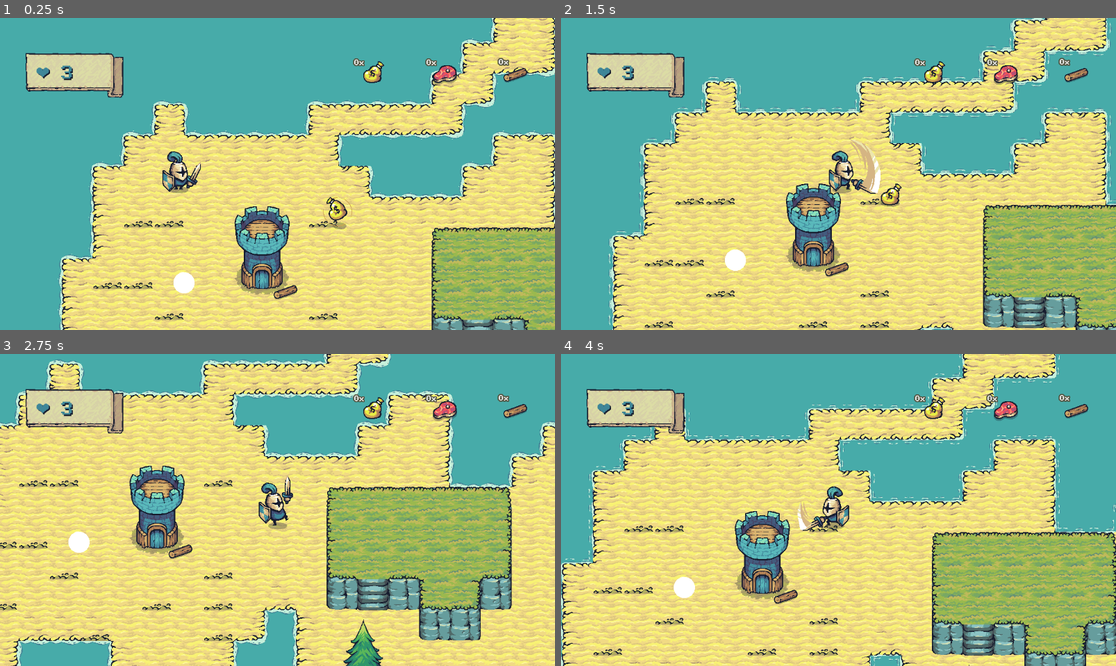
Above: before the commit, frames 1-4 (two rows, left to right).
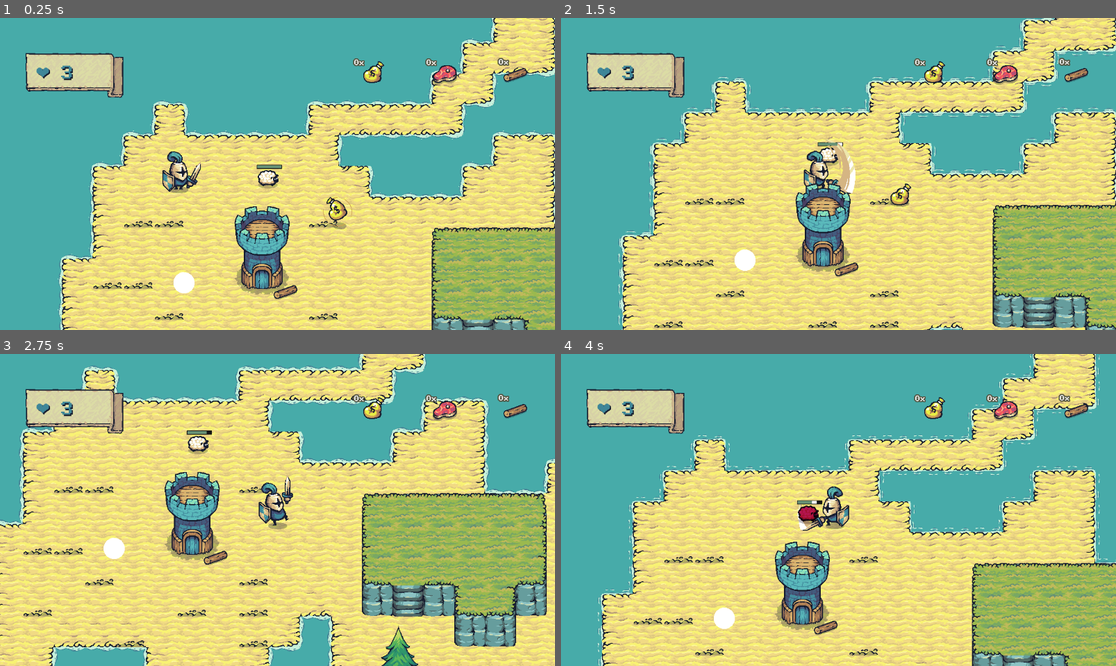
Above: after the commit, the same moments.

Repository: fenath/tower-guard
Game: Godot game, scene res://scenes/main.tscn
Two runs of this game, one before a commit and one after it. Both use one fixed random seed, a clock stepped at 60 frames per second and the inputs below.
Inputs:
- Up to frame 1 (0.25 s): no input
- Up to frame 2 (1.5 s): hold Right (ui_right) 0.53-1.28 s; hold Z (attack) 0.53-1.28 s; hold Down (ui_down) from 1.28 s (still down); tap Z (attack) at 1.35 s
- Up to frame 3 (2.75 s): release Down (ui_down) at 2.03 s; hold Right (ui_right) from 2.03 s (still down); hold Z (attack) from 2.03 s (still down)
- Up to frame 4 (4 s): release Right (ui_right) at 2.78 s; release Z (attack) at 2.78 s; hold Up (ui_up) 2.78-3.53 s; tap Z (attack) at 2.85 s; hold Left (ui_left) from 3.53 s (still down); hold Z (attack) from 3.53 s (still down)

The runs differ from the first frame. In frame 1, 0.3% of the frame differs, in the area x 46-51%, y 46-55%; in frame 2, 30%; in frame 3, 49%; in frame 4, 52%, in the area x 0-100%, y 0-100%.

Commit message:
add drop item

Diff:
--- a/scenes/main.tscn
+++ b/scenes/main.tscn
@@ -9,6 +9,7 @@
 [ext_resource type="Texture2D" uid="uid://bunj2btgrwyu3" path="res://assets/Resources/Resources/G_Idle.png" id="7_52rrg"]
 [ext_resource type="PackedScene" uid="uid://br5nrp3rtcimi" path="res://prefabs/wood.tscn" id="7_m1s7h"]
 [ext_resource type="Texture2D" uid="uid://cco37rio8rbnf" path="res://assets/Resources/Resources/G_Spawn.png" id="8_xnn5u"]
+[ext_resource type="PackedScene" uid="uid://bou6rky8jvdmr" path="res://prefabs/sheep.tscn" id="11_uqp6s"]
 [ext_resource type="PackedScene" uid="uid://bm5i5qwn085kf" path="res://prefabs/tree.tscn" id="12_53pmu"]
 
 [sub_resource type="CircleShape2D" id="CircleShape2D_uk4ba"]
@@ -117,3 +118,6 @@
 
 [node name="Tree" parent="." instance=ExtResource("12_53pmu")]
 position = Vector2(969, 943)
+
+[node name="Sheep" parent="." instance=ExtResource("11_uqp6s")]
+position = Vector2(556, 473)
--- a/scripts/character_body_2d.gd
+++ b/scripts/character_body_2d.gd
@@ -41,13 +41,18 @@
 func deal_damage() -> void:
 	await get_tree().create_timer(0.2).timeout
 
-	var colliders = attack_area.get_overlapping_bodies()
+	var colliders = attack_area.get_overlapping_areas()
 
 	for i in colliders:
-		if i.has_method('damage'):
+		if i is HitboxComponent:
+			var hitbox = i as HitboxComponent
 			var attack = Attack.new()
-			attack.damage = damage
-			i.damage(attack)
+			attack.damage = self.damage
+			hitbox.damage(attack)
+		#if i.has_method('damage'):
+			#var attack = Attack.new()
+			#attack.damage = damage
+			#i.damage(attack)
 
 func _ready() -> void:
 	if magnet_action:
--- /dev/null
+++ b/scripts/drop_items.gd
@@ -0,0 +1,29 @@
+class_name DropItems extends Node2D
+
+@export var MIN_DROP: int
+@export var MAX_DROP: int
+@export var item: PackedScene
+
+func drop_items():
+	var qty = randi_range(MIN_DROP, MAX_DROP)
+
+	for i in range(qty):
+		var new_item = item.instantiate()
+		var scene = get_tree().root.find_child('resources')
+
+		if !scene:
+			scene = get_tree().root
+		scene.add_child(new_item)
+
+		new_item.global_position = self.global_position
+		var angle = randf()
+		var x = cos(angle)
+		var y = sin(angle)
+		drop_to(new_item, 50 * Vector2(x,y) + self.global_position)
+
+func drop_to(instance, target: Vector2) -> void:
+	instance.remove_from_group('resources')
+	if instance.has_method('spawn'):
+		instance.spawn()
+		instance.global_position = target
+	instance.add_to_group('resources')
--- a/scripts/resources/inventory.gd
+++ b/scripts/resources/inventory.gd
@@ -1,4 +1,7 @@
 class_name Inventory extends Node
+
+# O inventário é onde armazenamos como dados as informações de itens que o
+# personagem possui
 
 var wood_qty: int = 0
 var gold_qty: int = 0
Not shown: 1 places in scenes/main.tscn that only renumber resources
